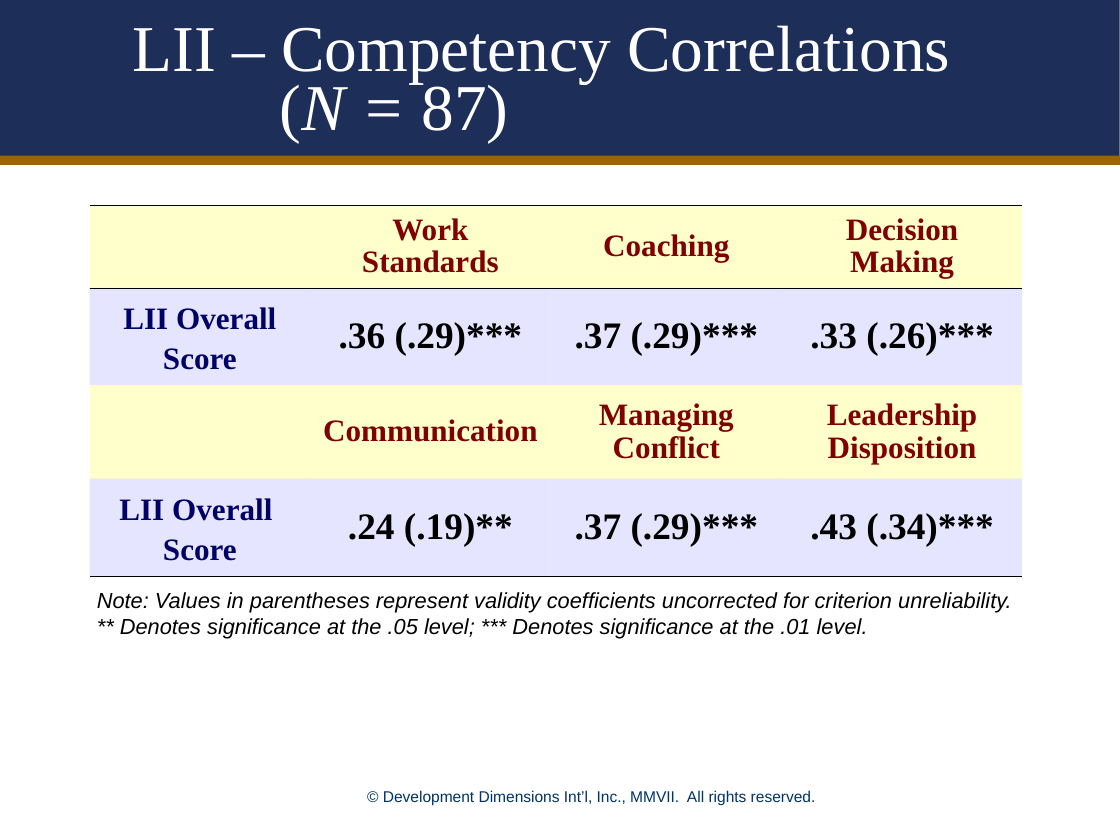
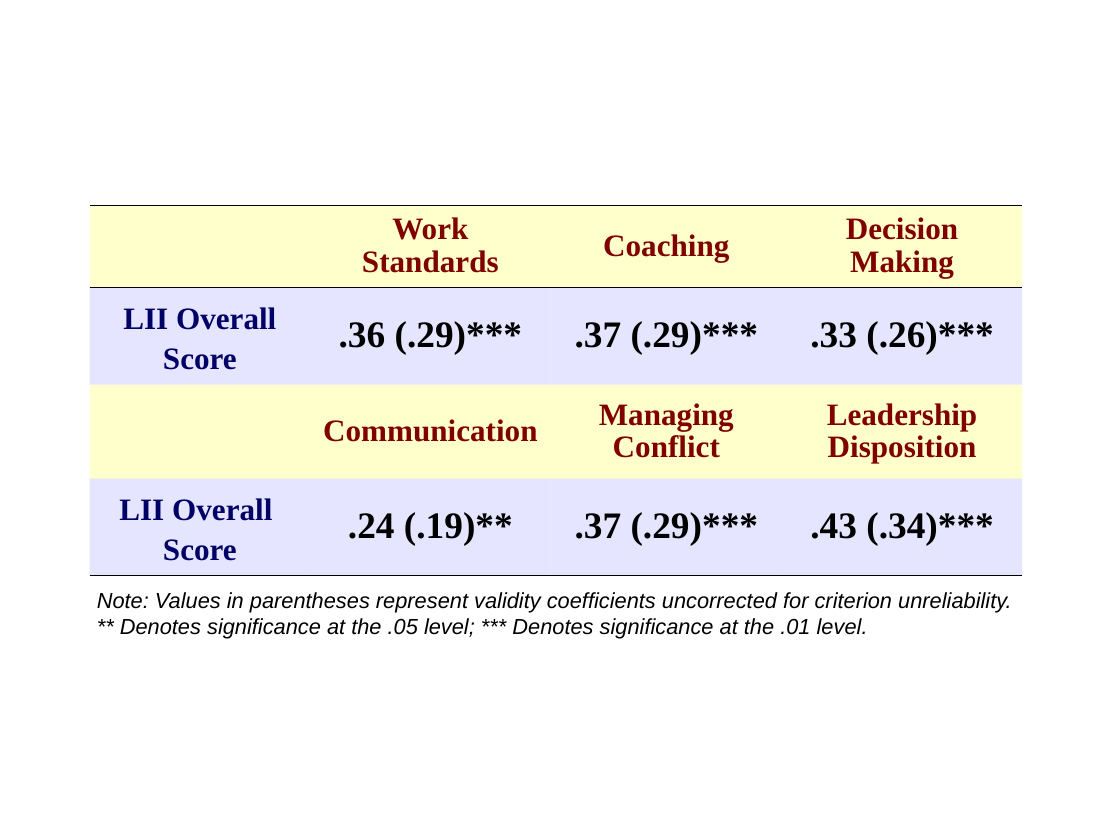
Before and after one commit to JillBudden/Scoring-Algo-Predicting-Performance-3, a slide deck: slide 3 of Results.ppt (slide 6 before the commit). Drawn at 1120x840 pixels with LibreOffice and Linux fonts; fonts in the diff are those of the drawing; background and template pictures are left out. Boxes give left, top, right and bottom in pixels: in the first picture for what was removed or moved away, otherwise in the second. Text is boxed around its words. In the diff, an @@ line names an element or a change of style, - is before the commit and + after.

```diff
--- a/Results.ppt
+++ b/Results.ppt
@@ rectangle removed at (0, 0, 1120, 159) @@
@@ title removed at (133, 25, 950, 142) @@
-LII – Competency Correlations (N = 87)
@@ line removed from (0, 160) to (1120, 160) @@
@@ text removed at (383, 790, 816, 806) @@
-© Development Dimensions Int’l, Inc., MMVII. All rights reserved.
```
Also in this commit, not shown: 5 other slides changed, 12 slides removed.
